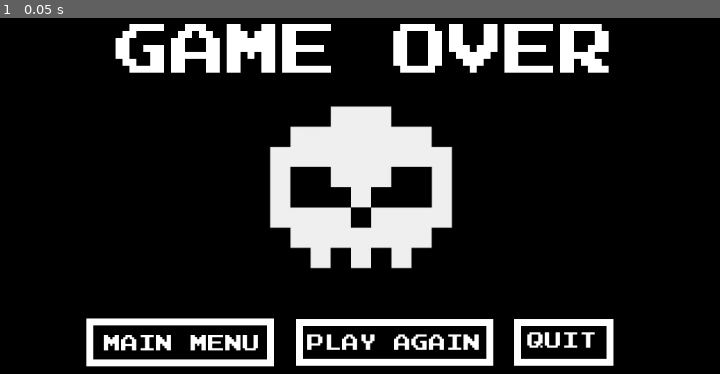
Above: before the commit, frame 1.
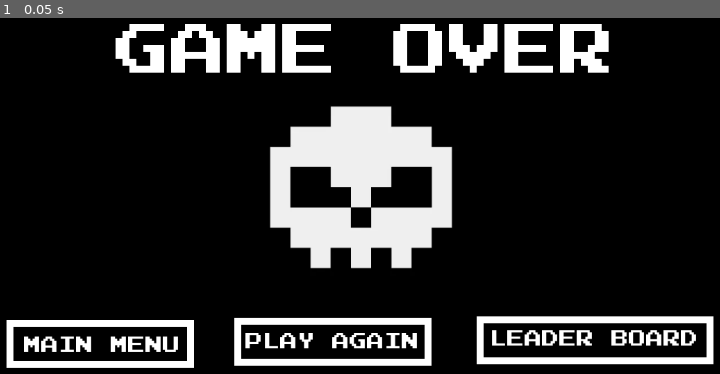
Above: after the commit, the same moment.

Repository: kwrightsk/game-jam-january-2026
Game: Godot game, scene res://game-over-screen.tscn
Same seed, same stepped clock (60 frames per second), same inputs: the game is played once before the commit and once after it. This scene is started directly instead of the project's main scene.
Inputs:
- Up to frame 1 (0.05 s): no input

The runs differ from the first frame. In frame 1, 6.3% of the frame differs, in the area x 0-100%, y 83-99%.

Commit message:
fixing the buttons inside the game over

Diff:
--- a/game-over-screen.tscn
+++ b/game-over-screen.tscn
@@ -64,10 +64,10 @@
 horizontal_alignment = 1
 
 [node name="TextureButton" type="TextureButton" parent="."]
-offset_left = 535.0
-offset_top = 402.0
-offset_right = 706.0
-offset_bottom = 467.0
+offset_left = 446.0
+offset_top = 400.0
+offset_right = 617.0
+offset_bottom = 465.0
 
 [node name="Panel" type="Panel" parent="TextureButton"]
 layout_mode = 1
@@ -79,7 +79,7 @@
 offset_left = 532.452
 offset_top = 281.485
 offset_right = 816.452
-offset_bottom = 348.485
+offset_bottom = 350.485
 theme_override_styles/panel = SubResource("StyleBoxFlat_jvsqo")
 
 [node name="RichTextLabel4" type="RichTextLabel" parent="TextureButton"]
@@ -101,10 +101,10 @@
 text = "PLAY AGAIN"
 
 [node name="TextureButton2" type="TextureButton" parent="."]
-offset_left = 840.0
-offset_top = 389.0
-offset_right = 1011.0
-offset_bottom = 454.0
+offset_left = 791.0
+offset_top = 383.0
+offset_right = 962.0
+offset_bottom = 448.0
 
 [node name="Panel" type="Panel" parent="TextureButton2"]
 layout_mode = 1
@@ -113,10 +113,10 @@
 anchor_top = -2.669
 anchor_right = -3.412
 anchor_bottom = -2.669
-offset_left = 541.452
-offset_top = 294.485
-offset_right = 684.452
-offset_bottom = 361.485
+offset_left = 536.452
+offset_top = 296.485
+offset_right = 877.452
+offset_bottom = 365.485
 theme_override_styles/panel = SubResource("StyleBoxFlat_jvsqo")
 
 [node name="RichTextLabel4" type="RichTextLabel" parent="TextureButton2"]
@@ -127,21 +127,21 @@
 anchor_top = 2.262
 anchor_right = 0.195
 anchor_bottom = 2.262
-offset_left = -56.345
-offset_top = -7.03
-offset_right = 54.655
-offset_bottom = 22.97
+offset_left = -61.345
+offset_top = -4.03
+offset_right = 242.655
+offset_bottom = 24.97
 grow_horizontal = 2
 grow_vertical = 2
 theme_override_fonts/normal_font = ExtResource("1_0wk6x")
 theme_override_font_sizes/normal_font_size = 25
-text = "QUIT"
+text = "LEADER BOARD"
 
 [node name="TextureButton3" type="TextureButton" parent="."]
-offset_left = 348.0
-offset_top = 401.0
-offset_right = 519.0
-offset_bottom = 466.0
+offset_left = 233.0
+offset_top = 403.0
+offset_right = 404.0
+offset_bottom = 468.0
 
 [node name="Panel" type="Panel" parent="TextureButton3"]
 layout_mode = 1
